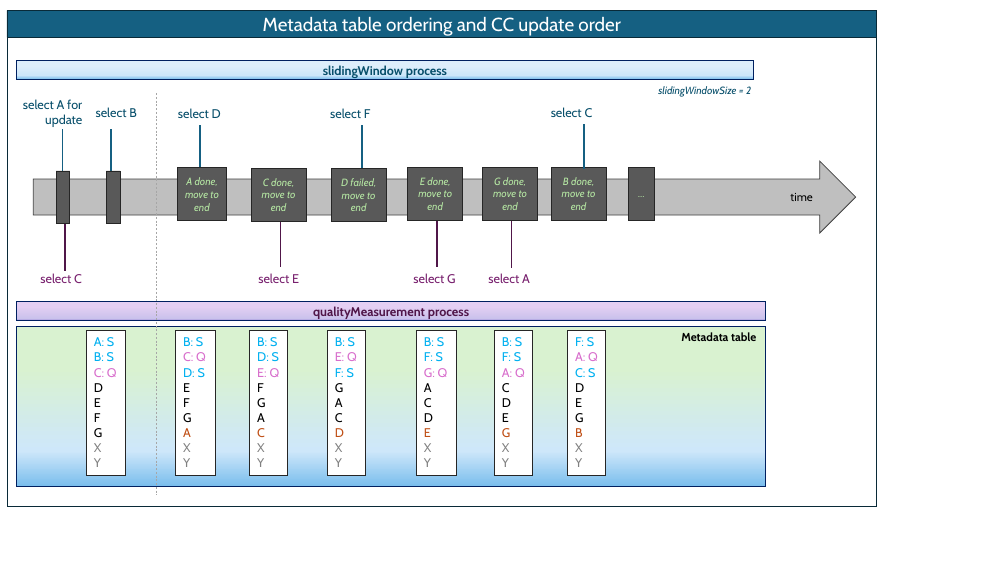
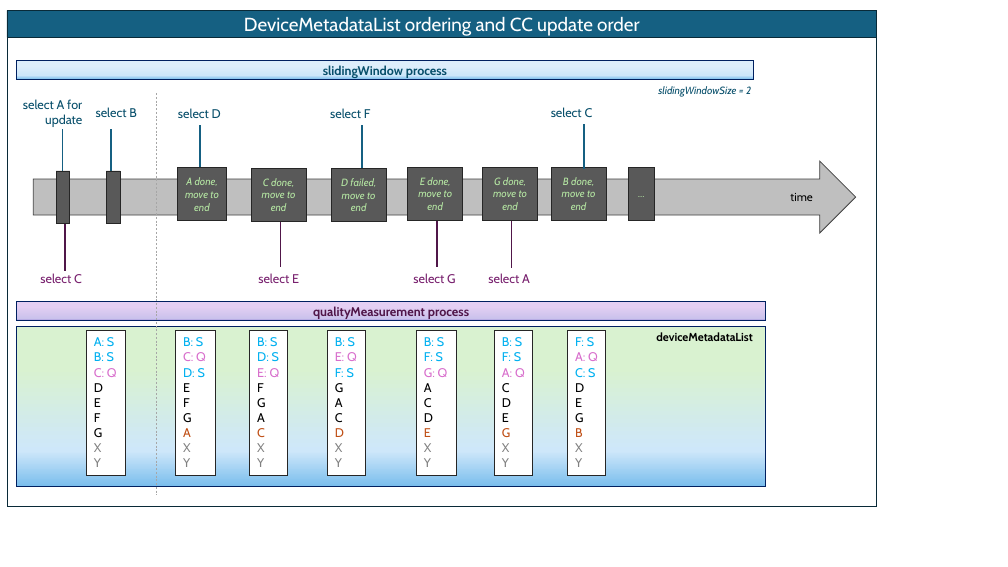
Before and after one commit to openBackhaul/MicroWaveDeviceInventory, a slide deck: slide 5 of spec/additionalDescription/pictures/MetadataPics.pptx. Drawn at 1008x567 pixels with LibreOffice and Linux fonts; fonts in the diff are those of the drawing. Boxes give left, top, right and bottom in pixels: in the first picture for what was removed or moved away, otherwise in the second. Text is boxed around its words. In the diff, an @@ line names an element or a change of style, - is before the commit and + after.

```diff
--- a/spec/additionalDescription/pictures/MetadataPics.pptx
+++ b/spec/additionalDescription/pictures/MetadataPics.pptx
@@ text in rectangle at (244,17,639,36): text changed @@
-Metadata table ordering and CC update order
+DeviceMetadataList ordering and CC update order
@@ text at (656,332,752,341): text changed @@
-Metadata table
+deviceMetadataList
```
Also in this commit, not shown: 2 other slides changed, 7 other files.
